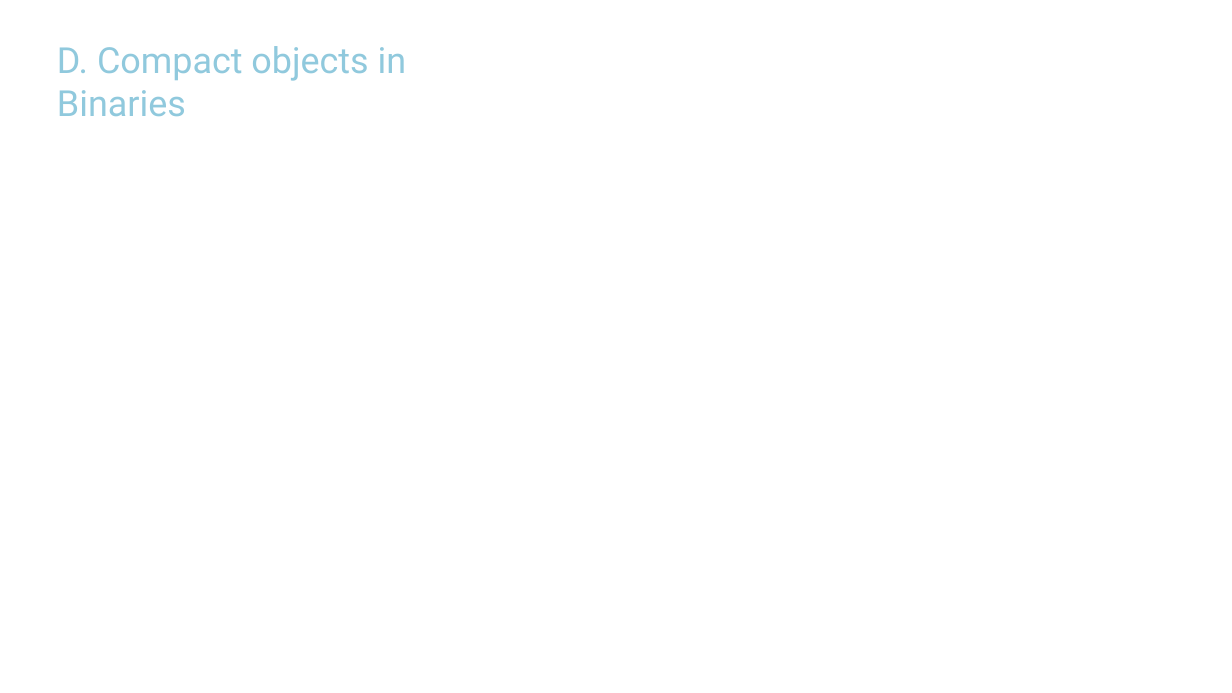
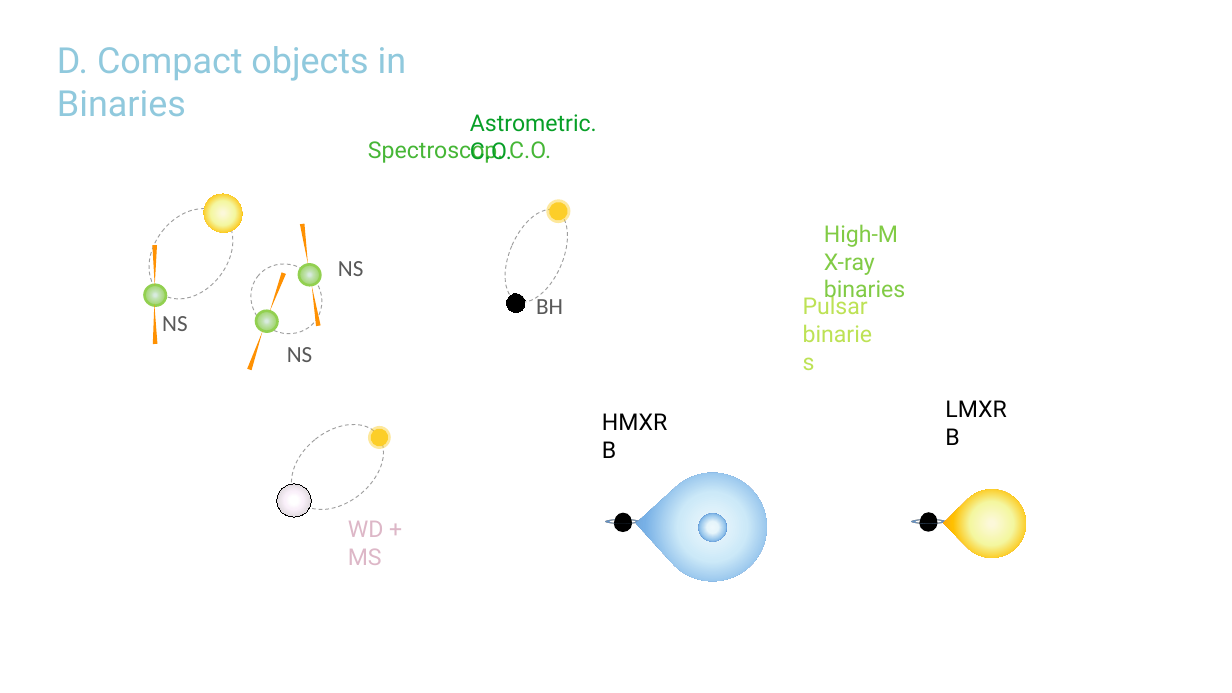
Before and after one commit to LiekeVanSon/liekevanson.github.io, a slide deck: slide 4 of bhns_card_images/phenomena/BH_NS_phenomena.pptx. Drawn at 1232x693 pixels with LibreOffice and Linux fonts; fonts in the diff are those of the drawing. Boxes give left, top, right and bottom in pixels: in the first picture for what was removed or moved away, otherwise in the second. Text is boxed around its words. In the diff, an @@ line names an element or a change of style, - is before the commit and + after.

```diff
--- a/bhns_card_images/phenomena/BH_NS_phenomena.pptx
+++ b/bhns_card_images/phenomena/BH_NS_phenomena.pptx
@@ text added at [470, 114, 597, 163], 18 pt, text #079F27 @@
+Astrometric. C.O.
@@ text added at [368, 141, 551, 163], 18 pt, text #46B636 @@
+Spectroscop. C.O.
@@ text added at [824, 224, 905, 303], 18 pt, text #81CB45 @@
+High-M
+X-ray binaries
@@ group added at [493, 197, 580, 314]: 4 ellipses, 1 text @@
+BH
@@ text added at [803, 294, 868, 314], 18 pt, text #BDE255 @@
+Pulsar
+binaries
@@ group added at [131, 186, 363, 370]: 6 ellipses, 6 triangles, 3 texts @@
+NS
+NS
+NS
@@ text added at [593, 403, 689, 440], 18 pt, text #000000 @@
+HMXRB
@@ text added at [936, 390, 1026, 427], 18 pt, text #000000 @@
+LMXRB
@@ teardrop added at [943, 476, 1040, 572], fill gradient #FCF8D9 to #F4F7A0 to #FFC000 to #F5941B @@
@@ group added at [275, 407, 400, 527]: 4 ellipses @@
@@ ellipse added at [913, 507, 944, 536], outline #6B9CD1 3.25 pt @@
@@ chord (boxed as its full ellipse) added at [917, 509, 941, 533], fill #000000 @@
@@ text added at [348, 521, 384, 565], 18 pt, text #DDB7C7 @@
+WD + MS
@@ group added at [608, 451, 789, 604]: 3 ellipses, 1 chord (boxed as its full ellipse), 1 teardrop @@
@@ ellipse added at [921, 516, 937, 531], fill #000000, outline #000000 1.5 pt @@
```
Also in this commit, not shown: 3 other slides changed, 2 slides added, 21 other files.
